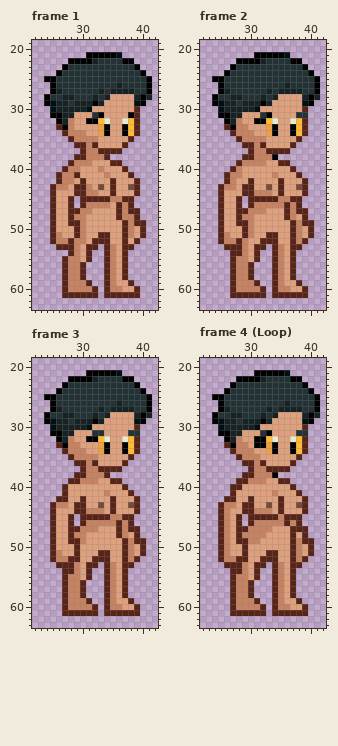
One commit to this pixel-art file: NPC/Sasha.ase. The picture above was drawn from the file before the commit.
64x64 pixels, 18 frames. Colours within 5 levels of each other are drawn and written as one. Shown: frame 1: x 22..42, y 19..63; frame 2: x 22..42, y 19..63; frame 3: x 22..42, y 19..63; frame 4 (Loop): x 22..42, y 19..63. The commit also changed other frames, which this record leaves out.
Now the later version:
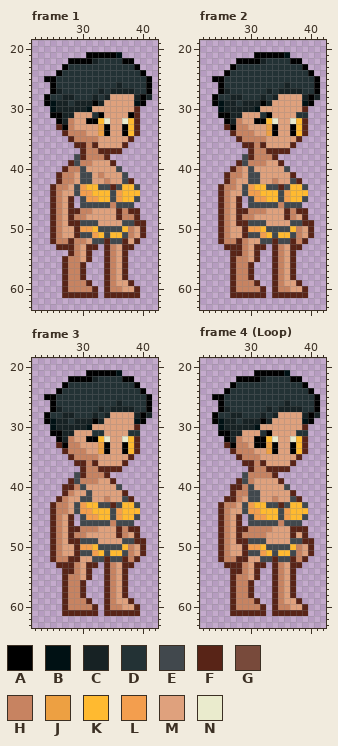
Palette (. is transparent): A #000000  B #001114  C #172224  D #233235  E #41484d  F #582417  G #784a3b  H #c78361  J #eda042  K #ffba30  L #f39e4e  M #dfa17d  N #eaebcd
Changes in this commit:
layer "Clothes" now shown
--- frame 1, layers "Clothes", "Body"
@@ x 22..42 @@
 37 ........FHHFFFF......
-38 .......FFHHHF........
-39 ......FHHHMMMFF......
-40 .....FHHMMMHMMMF.....
-41 ....FHHFMMMMHMMMF....
-42 ....FHHMFMMMMFMMMF...
-43 ...FHHMFFHMGMFMMGF...
-44 ...FMMMFFHHMMFMMMF...
-45 ...FMMF.FFFFFHHFF....
-46 ...FMMF.FHHHHMFHF....
-47 ...FMMFFHHMMMMFHFF...
-48 ...FMMFHHMMMMMFHHF...
-49 ...FMMFFHMMMMMMFHFF..
-50 ...FMMMFHMMMMMMFHMF..
-51 ...FHMMFHMMFFMMFHMF..
-52 ...FHHFHHMFFFMMFMF...
+38 .......EFHHHF........
+39 ......FEHHMMMF.......
+40 .....FHHEMMMMME......
+41 ....FHHMEEMHMMME.....
+42 ....FHHMEEMMHMMEF....
+43 ...FHHMELKKEEFEKKE...
+44 ...FHMMELLKKKELKKK...
+45 ...FHMF.ELLKKELKKE...
+46 ...FHMF.EEEEEHEEE....
+47 ...FHMFFHHMMMMFHFF...
+48 ...FHMFHHMMMMMFHHF...
+49 ...FHMFFEEEMMMMEEFF..
+50 ...FHMMFLLKEEEEKHMF..
+51 ...FHMMFEELKEKKEHMF..
+52 ...FHHFHHMEEFEEFMF...
 53 ....FFFHMFF.FHMFF....
--- frame 2, layers "Clothes", "Body"
@@ x 22..42 @@
 37 ........FHHFFFF......
-38 .......FFHHHA........
-39 ......FHHHHMMFF......
-40 .....FHMMMMMMMMF.....
-41 ....FHHMMMMMHMMMF....
-42 ....FHMMFMMMMFMMMF...
-43 ...FHHMFFMMGMFMMGF...
-44 ...FMMMFFHHHMFMMMF...
-45 ...FMMF.FFFFFHHFF....
-46 ...FMMF.FHHHHHFHF....
-47 ...FMMFFHHHMMMFHFF...
-48 ...FMMFHHMMMMMFHMF...
-49 ...FMMFFHMMMMMMFHFF..
-50 ...FMMMFHMMMMMMFHMF..
-51 ...FHMMFHMMFFMMFHMF..
-52 ...FHHFHMMFFFMMFHF...
+38 .......EFHHHF........
+39 ......FEHHHMMF.......
+40 .....FHMEMMMMME......
+41 ....FHHMEEMMMMMF.....
+42 ....FHMMEEMMHMMEF....
+43 ...FHHMELKKEEFEKKE...
+44 ...FHMMELLKKKELKKK...
+45 ...FHMF.ELLKKELKKE...
+46 ...FHMF.EEEEEHEEE....
+47 ...FHMFFHHHMMMFHFF...
+48 ...FHMFHHMMMMMFHMF...
+49 ...FHMFFEEEMMMMEEFF..
+50 ...FHMMFLLKEEEEKHMF..
+51 ...FHMMFEELKEKKEHMF..
+52 ...FHHFHMMEEFEEFHF...
 53 ....FFFHMFF.FHMFF....
--- frame 3, layers "Clothes", "Body"
@@ x 22..42 @@
 37 ........FHHFFFF......
-38 .......FFHHHF........
-39 ......FFHHHMMFF......
-40 .....FMMMMMMMMMF.....
-41 .....FMMMMMMHMMMF....
-42 ....FFMMFMMMMFMMMF...
-43 ...FHHMFFMMGMFMMGF...
-44 ...FMMMFFHHHMFMMMF...
-45 ...FMMF.FFFFFHHFF....
-46 ...FMMF.FHHHHHFHF....
-47 ...FMMFFHHHMMMFHFF...
-48 ...FMMFHHMMMMMFHMF...
-49 ...FMMFFHMMMMMMFHFF..
-50 ...FMMMFMMMMMMMFHMF..
-51 ...FHMMFMMMFFMMFHMF..
-52 ...FHHFFMMFFFMMFHF...
+38 .......EFHHHF........
+39 ......FEHHHMMF.......
+40 .....FFHEMMMMME......
+41 .....FHMMEMMMMMF.....
+42 ....FHMMEEMMHMMEF....
+43 ...FHHMELKKEEFEKKE...
+44 ...FHHMELLKKKELKKK...
+45 ...FHMF.ELLKKELKKE...
+46 ...FHMF.EEEEEHEEE....
+47 ...FHMFFHHHMMMFHFF...
+48 ...FHMFHHMMMMMFHMF...
+49 ...FHMFFEEEMMMMEEFF..
+50 ...FHMMFLLKEEEEKHMF..
+51 ...FHMMFEELKEKKEHMF..
+52 ...FHHFFMMEEFEEFHF...
 53 ....FFFHMFF.FHMFF....
--- frame 4 (Loop), layers "Clothes", "Body"
@@ x 22..42 @@
 37 ........FHHFFFF......
-38 .......FFHHHA........
-39 ......FFHHHMMFF......
-40 .....FFMMMMMMMMF.....
-41 .....FMMMMMMHMMMF....
-42 ....FFMMFMMMMFMMMF...
-43 ...FHHMFFMMGMFMMGF...
-44 ...FHMMFFHHHMFMMMF...
-45 ...FHMF.FFFFFHFFF....
-46 ...FHMF.FHHHHHFHF....
+38 .......EHHHHF........
+39 ......FEHMMMMF.......
+40 .....FFHEMMMMME......
+41 .....FHHEEMMMMMF.....
+42 ....FFHMEEMMHMMEF....
+43 ...FHHMELKKEEFEKKE...
+44 ...FHMMELLKKKELKKK...
+45 ...FHMF.ELLKKELKKE...
+46 ...FHMF.EEEEEHEEE....
 47 ...FHMFFHHHHMMMFFF...
 48 ...FHMFHHHHMMMMFMF...
-49 ...FHMFFHHMMMMMFHFF..
-50 ...FHMMFMMMMMMMFHMF..
-51 ...FHMMFMMMFFMMFHMF..
-52 ...FHHFFMMFFFMMFHF...
+49 ...FHMFFEEEMMMMEEFF..
+50 ...FHMMFLLKEEEEKHMF..
+51 ...FHMMFEELKEKKEHMF..
+52 ...FHHFFMMEEFEEFHF...
 53 ....FFFHMFF.FHMFF....
Where, in picture pixels (left, top, right, bottom), the same in both pictures:
changed: (56, 154, 140, 244)
changed: (224, 154, 308, 244)
changed: (56, 472, 140, 562)
changed: (236, 472, 308, 562)
